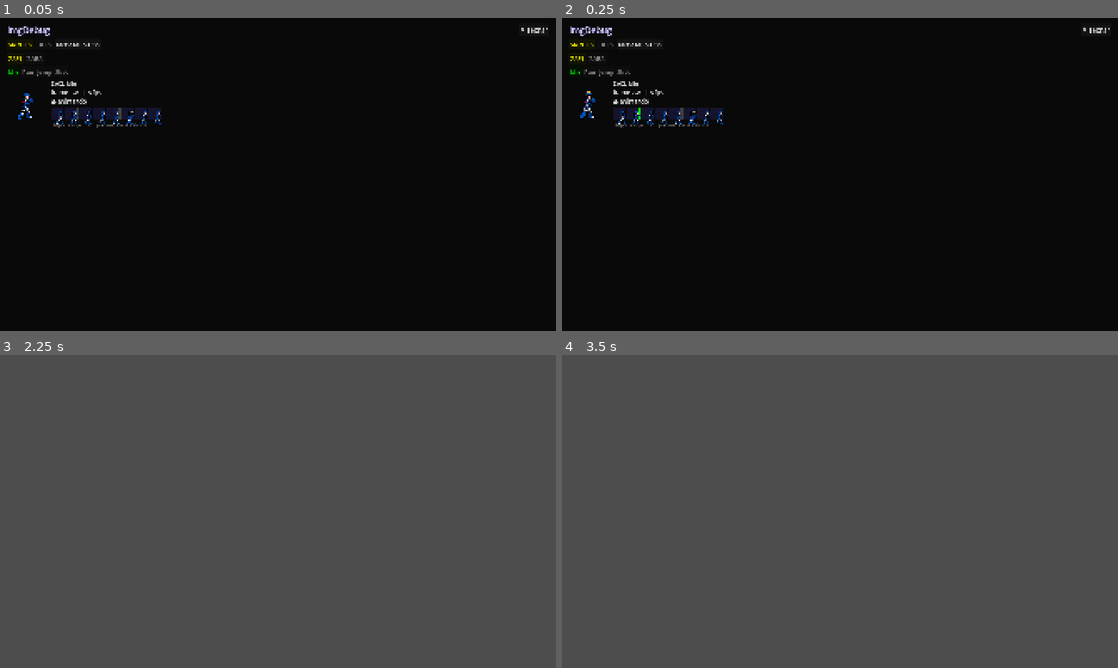
Above: before the commit, frames 1-4 (two rows, left to right).
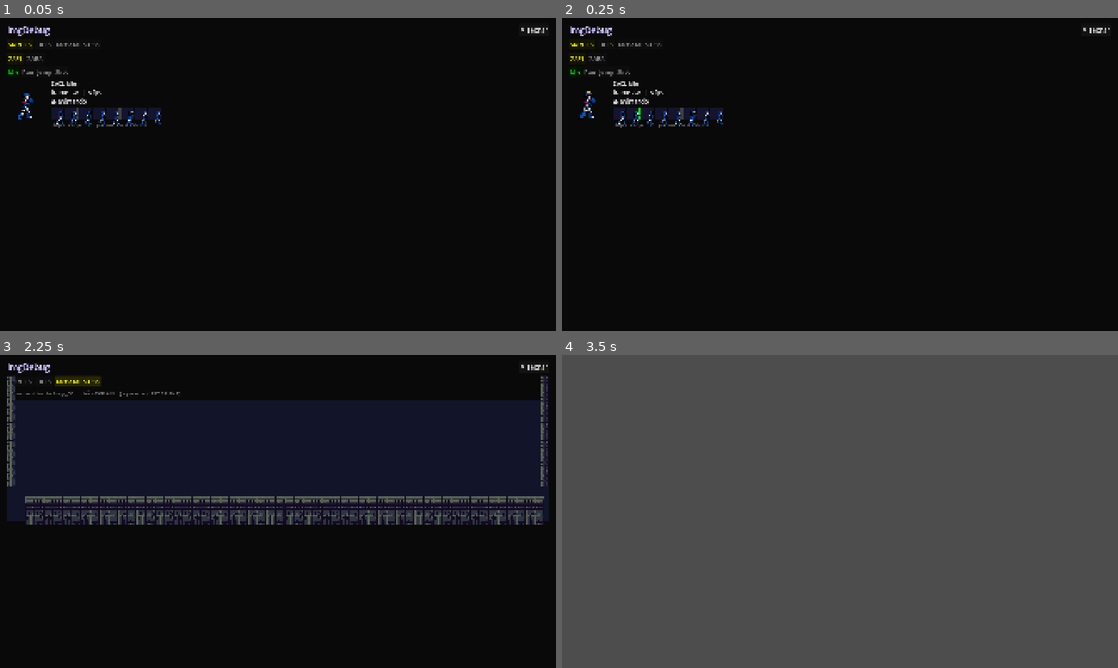
Above: after the commit, the same moments.

Repository: joaoramos00/NullvexGame
Game: Godot game, scene res://ui/img_debug.tscn
Same seed, same stepped clock (60 frames per second), same inputs: the game is played once before the commit and once after it. This scene is started directly instead of the project's main scene.
Inputs (mouse positions are in pixels of both pictures, inside the frame that each line leads up to):
- Up to frame 1 (0.05 s): no input
- Up to frame 2 (0.25 s): no input
- Up to frame 3 (2.25 s): click "SPRITES" at 0.5 s; click "TILES" at 1.25 s; click "MOVIMENTOS" at 2 s
- Up to frame 4 (3.5 s): click (1095, 367) at 2.75 s, where only the run after the commit has a clickable "✕ Fechar"

The runs differ from the first frame. In frame 1, less than 0.1% of the frame differs, in the area x 10-18%, y 8-10%; in frame 2, less than 0.1%; in frame 3, 98%, in the area x 0-100%, y 0-100%; in frame 4, nothing differs.
Error before the commit: Parse Error: Cannot infer the type of "kd" variable because the value doesn't have a set type. (res://ui/debug_movement.gd:79)

Commit message:
chore: web export — aba MOVIMENTOS como Control em ImgDebug com tiles Stage_00T
Co-Authored-By: Claude Sonnet 4.6 <noreply@anthropic.com>

Diff:
--- a/ui/img_debug.gd
+++ b/ui/img_debug.gd
@@ -332,6 +332,36 @@
         if is_right: return Vector2i(1, 0)
         return Vector2i(2, 1)
 
+# Arena de movimentos: chão + paredes com tiles do Stage_00T
+class _MovView extends Control:
+    const _TS   := 32.0
+    const _TW   := 64.0
+    var tile_tex: Texture2D
+
+    func _draw() -> void:
+        var w := size.x
+        var h := size.y
+        draw_rect(Rect2(Vector2.ZERO, size), Color(0.07, 0.08, 0.16))
+        if not tile_tex:
+            return
+        var ground_y := h * 0.72
+        var wall_l   := _TW
+        var wall_r   := w - _TW
+        var src_top  := Rect2(3.0 * _TS, 0.0,         _TS, _TS)
+        var src_fill := Rect2(2.0 * _TS, 1.0 * _TS,   _TS, _TS)
+        var src_left := Rect2(3.0 * _TS, 2.0 * _TS,   _TS, _TS)
+        var src_rght := Rect2(1.0 * _TS, 0.0,          _TS, _TS)
+        var tx := wall_l
+        while tx < wall_r:
+            draw_texture_rect_region(tile_tex, Rect2(tx, ground_y,       _TW, _TW), src_top)
+            draw_texture_rect_region(tile_tex, Rect2(tx, ground_y + _TW, _TW, _TW), src_fill)
+            tx += _TW
+        var wy := ground_y - _TW * 6.0
+        while wy < ground_y:
+            draw_texture_rect_region(tile_tex, Rect2(wall_l - _TW, wy, _TW, _TW), src_left)
+            draw_texture_rect_region(tile_tex, Rect2(wall_r,       wy, _TW, _TW), src_rght)
+            wy += _TW
+
 const _FRAME_SIZE   := 68
 const _PREVIEW_SIZE := 136
 const _STRIP_SIZE   := 40
@@ -352,6 +382,7 @@
 
 var _sprites_box: VBoxContainer
 var _tiles_box: VBoxContainer
+var _moves_box: VBoxContainer
 var _anim_tabs_box: HBoxContainer
 var _preview_rect: TextureRect
 var _info_label: Label
@@ -366,6 +397,7 @@
     _build_ui()
     _select_char("ZAEL")
     _refresh_tiles()
+    _build_moves_box()
     _show_section("SPRITES")
 
 func _process(delta: float) -> void:
@@ -387,6 +419,7 @@
     _section = section
     _sprites_box.visible = (section == "SPRITES")
     _tiles_box.visible   = (section == "TILES")
+    _moves_box.visible   = (section == "MOVIMENTOS")
     for s in _section_btns:
         _section_btns[s].modulate = Color(1, 1, 0) if s == section else Color(0.6, 0.6, 0.6)
 
@@ -549,8 +582,9 @@
     var mov_btn := Button.new()
     mov_btn.text = "MOVIMENTOS"
     mov_btn.add_theme_font_size_override("font_size", 22)
-    mov_btn.pressed.connect(func(): get_tree().change_scene_to_file("res://ui/debug_movement.tscn"))
+    mov_btn.pressed.connect(_show_section.bind("MOVIMENTOS"))
     section_row.add_child(mov_btn)
+    _section_btns["MOVIMENTOS"] = mov_btn
 
     # SPRITES BOX
     _sprites_box = VBoxContainer.new()
@@ -608,6 +642,25 @@
     _tiles_box = VBoxContainer.new()
     _tiles_box.add_theme_constant_override("separation", 8)
     main.add_child(_tiles_box)
+
+    # MOVIMENTOS BOX
+    _moves_box = VBoxContainer.new()
+    _moves_box.add_theme_constant_override("separation", 8)
+    main.add_child(_moves_box)
+
+func _build_moves_box() -> void:
+    var hint := Label.new()
+    hint.text = "Arena com tiles do Stage_00 — chão (TOP + FILL) e paredes (LEFT / RIGHT)"
+    hint.add_theme_font_size_override("font_size", 17)
+    hint.add_theme_color_override("font_color", Color(0.5, 0.5, 0.5))
+    _moves_box.add_child(hint)
+
+    var mview := _MovView.new()
+    mview.tile_tex = load("res://stages/stage_00/Stage_00T.png") as Texture2D
+    mview.texture_filter = CanvasItem.TEXTURE_FILTER_NEAREST
+    mview.custom_minimum_size = Vector2(800.0, 420.0)
+    mview.size_flags_horizontal = Control.SIZE_EXPAND_FILL
+    _moves_box.add_child(mview)
 
 func _refresh_tiles() -> void:
     _tile_displays.clear()
